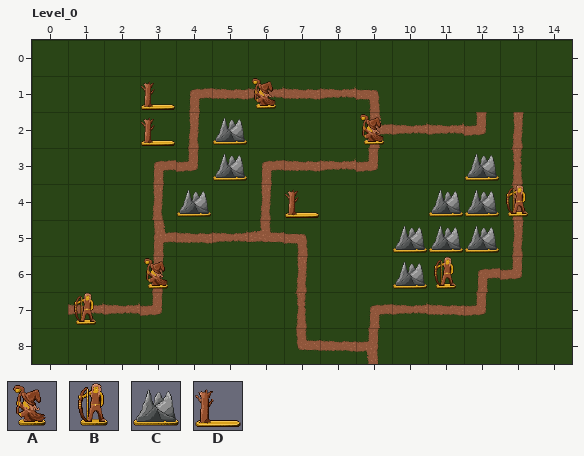
A LDtk project gets an edit: assets/bevy.ldtk. This is how it looked before the edit.
Cells are 64x64 px. Shown: Level_0 x 0..14, y 0..8.
Key: from "Tilesheet_WoodenFigures": A 0, B 1, C 2, D 3.
_ is an empty cell.
Layers that did not change in this view are not listed.
Layer "Units" before, first column x 0:
0 _______________
1 ___D__A________
2 ___D_C___A_____
3 _____C______C__
4 ____C__D___CCB_
5 __________CCC__
6 ___A______CB___
7 _B_____________
8 _______________
After the commit:
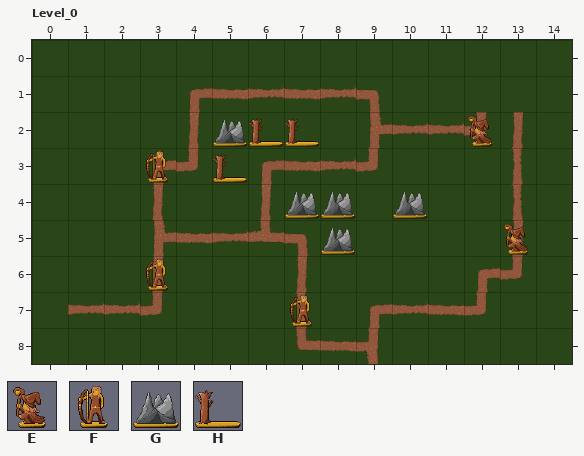
Further tiles: from "Tilesheet": E 4, F 5, G 6, H 7.
What changed:
Layer "Units":
y 1: x 3 D -> _; x 6 A -> _
y 2: x 3 D -> _; x 5..7 C__ -> GHH; x 9 A -> _; x 12 _ -> E
y 3: x 3 _ -> F; x 5 C -> H; x 12 C -> _
y 4: x 4 C -> _; x 7..8 D_ -> GG; x 10..13 _CCB -> G___
y 5: x 8 _ -> G; x 10..13 CCC_ -> ___E
y 6: x 3 A -> F; x 10..11 CB -> __
y 7: x 1 B -> _; x 7 _ -> F
Where, in picture pixels (left, top, right, bottom), the same in both pictures:
changed: (141, 78, 355, 255)
removed: (360, 114, 384, 145)
changed: (393, 116, 528, 289)
changed: (144, 258, 168, 291)
removed: (74, 293, 96, 325)
added: (290, 295, 312, 327)
